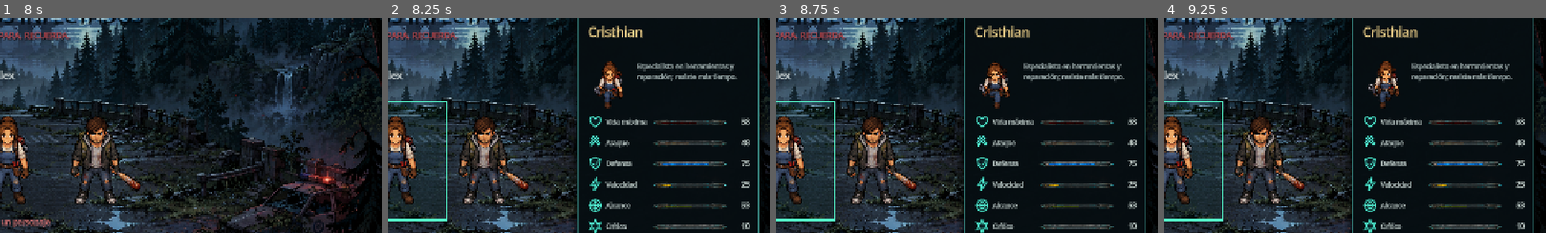
Above: before the commit, frames 1-4 (left to right).
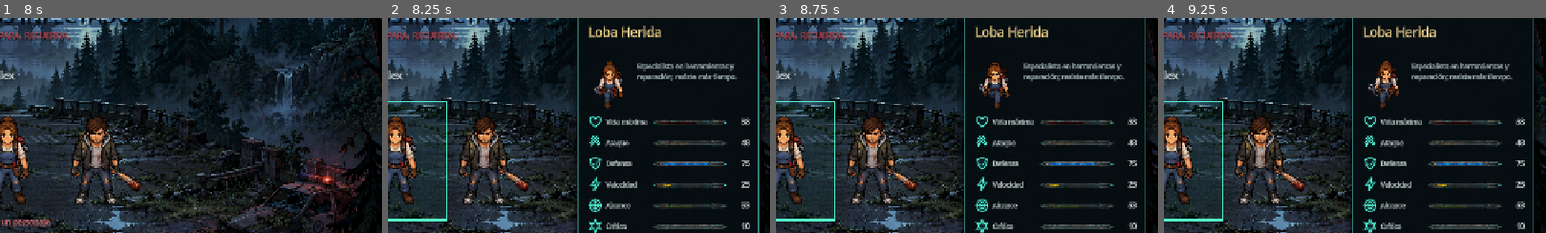
Above: after the commit, the same moments.

Repository: scorpio21/Juego_Zombi
Game: Godot game, scene res://scenes/ui/loading_screen.tscn
The game is run twice, just before and just after one commit, with the same random seed, the same clock (stepped at 60 frames per second) and the same inputs.
Inputs (mouse positions are % of the whole screen's width and height, from its top left):
- Up to frame 1 (8 s): tap Enter at 0.5 s; move the mouse to (72, 45) at 0.52 s; press the mouse at (72, 45) at 0.53 s; hold D (move_right) 0.53-1.25 s; release the mouse at (72, 45) at 1.25 s; drag from (30, 55) to (45, 70) at 1.27 s; move the mouse to (60, 28) at 2.02 s; hold D (move_right) 2.03-2.75 s; tap R at 2.1 s; drag from (45, 70) to (20, 35) at 2.77 s; move the mouse to (80, 65) at 3.52 s; hold A (move_left) 3.53-4.25 s; hold Shift 3.53-4.25 s; drag from (20, 35) to (35, 25) at 4.27 s; click (51, 39) at 5.02 s; type "Alex" at 5.1 s; click "START GAME" at 5.75 s; click "START GAME" at 6.5 s; move the mouse to (55, 50) at 7.27 s; press the mouse at (55, 50) at 7.28 s; hold S (move_down) from 7.28 s (still down)
- Up to frame 2 (8.25 s): release S (move_down) at 8 s; release the mouse at (55, 50) at 8 s; drag from (35, 25) to (30, 55) at 8.02 s
- Up to frame 3 (8.75 s): no input
- Up to frame 4 (9.25 s): move the mouse to (72, 45) at 8.77 s; hold W (move_up) from 8.78 s (still down); tap R at 8.85 s
The pictures show only the part of the screen within x 50-100%, y 26-76%; the shares and areas given below are measured in that part.

Frame 1 is identical in both runs. In frame 2, 0.7% of the frame differs, in the area x 52-72%, y 3-10%; in frame 3, 0.7%; in frame 4, 0.7%.

Commit message:
Correct visible engineer and survivor names

Diff:
--- a/main.gd
+++ b/main.gd
@@ -832,8 +832,8 @@
 	var definitions := [
 		["lumberjack", "AlexLuigui", "Fuerte y resistente; abre camino con su hacha.", 140, 30, 12, 185.0, 0.08, "Golpe de hacha"],
 		["hunter", "Melo", "Especialista a distancia y en golpes críticos.", 100, 38, 7, 300.0, 0.18, "Disparo preciso"],
-		["engineer", "Cristhian", "Especialista en herramientas y reparación; resiste más tiempo.", 115, 24, 15, 210.0, 0.10, "Reparación"],
-		["survivor", "Loba Herida", "Sobrevive herida, pero sigue siendo equilibrada, rápida y decidida.", 125, 28, 10, 225.0, 0.12, "Adrenalina"]
+		["engineer", "Loba Herida", "Especialista en herramientas y reparación; resiste más tiempo.", 115, 24, 15, 210.0, 0.10, "Reparación"],
+		["survivor", "Cristhian", "Sobrevive herido, pero sigue siendo equilibrado, rápido y decidido.", 125, 28, 10, 225.0, 0.12, "Adrenalina"]
 	]
 	for definition in definitions:
 		var data = CHARACTER_DATA_SCRIPT.new()
Not shown, changed: README.md
